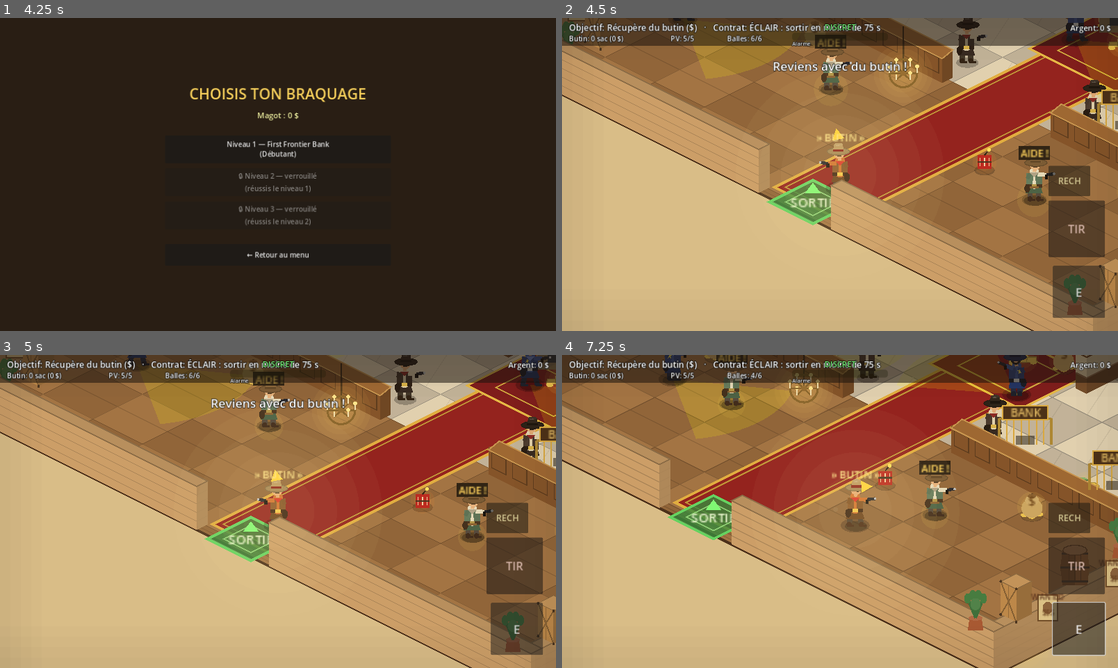
Above: before the commit, frames 1-4 (two rows, left to right).
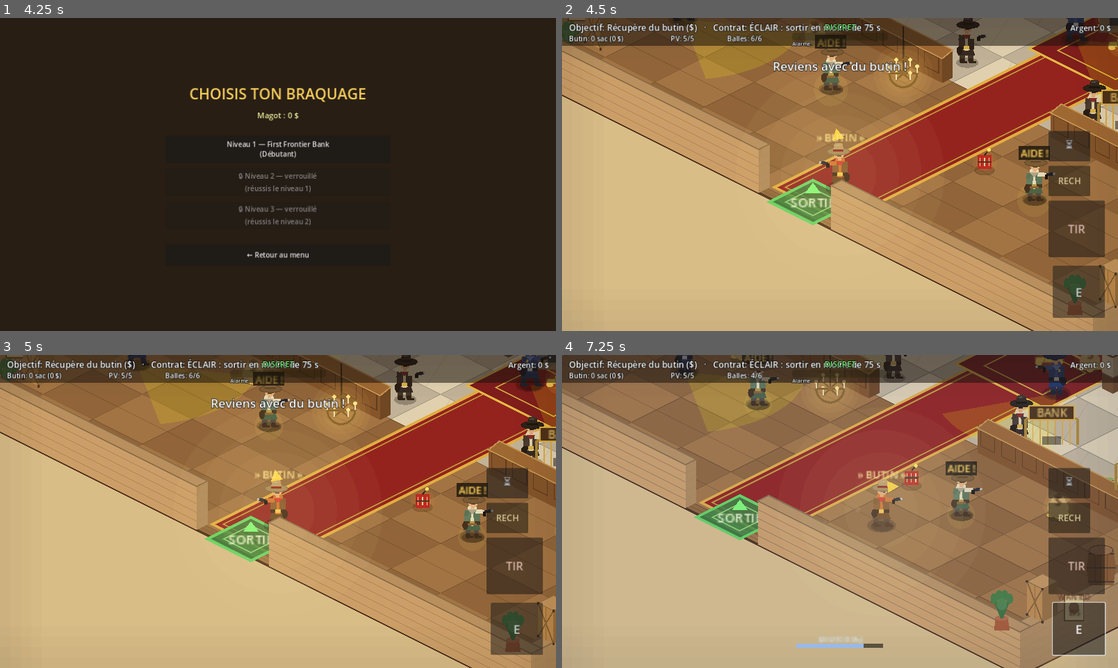
Above: after the commit, the same moments.

Repository: sebadiaz/Cowboys
Game: Godot game, scene res://scenes/Boot.tscn
Two runs of this game, one before a commit and one after it. Both use one fixed random seed, a clock stepped at 60 frames per second and the inputs below.
Inputs (mouse positions are in pixels of both pictures, inside the frame that each line leads up to):
- Up to frame 1 (4.25 s): tap Enter at 0.5 s; move the mouse to (400, 158) at 0.52 s; hold D (move_right) 0.53-1.25 s; hold Space (fire) 0.53-1.25 s; click (400, 158) at 0.67 s; tap E (interact) at 0.8 s; click "🗺 JOUER — CARTE DU MONDE" at 1.25 s; click (66, 218) at 2.02 s; click "← Carte" at 2.75 s; click "⚡ Niveau rapide" at 3.5 s
- Up to frame 2 (4.5 s): click "Niveau 1 — First Frontier Ban…" at 4.25 s
- Up to frame 3 (5 s): no input
- Up to frame 4 (7.25 s): click "E" at 5 s; drag from (728, 527) to (767, 630) at 5.77 s; move the mouse to (895, 442) at 6.52 s; hold D (move_right) from 6.53 s (still down); hold Shift from 6.53 s (still down); tap Space (fire) at 6.8 s

Frame 1 is identical in both runs. In frame 2, 0.7% of the frame differs, in the area x 87-95%, y 36-46%; in frame 3, 0.7%; in frame 4, 34%, in the area x 0-100%, y 0-100%.

Commit message:
Contenu: mode tactique Sang-froid (bullet-time) — Maj/bouton tactile ralentit le monde, joueur réactif (vitesse compensée), jauge + voile bleuté, reset time_scale entre scènes

Diff:
--- a/scripts/game_manager.gd
+++ b/scripts/game_manager.gd
@@ -283,4 +283,5 @@
 func _change_scene(path: String) -> void:
 	# On s'assure que le jeu n'est pas en pause lors d'un changement de scène.
 	get_tree().paused = false
+	Engine.time_scale = 1.0   # jamais de ralenti résiduel entre scènes
 	get_tree().change_scene_to_file(path)
--- a/scripts/input_manager.gd
+++ b/scripts/input_manager.gd
@@ -14,6 +14,7 @@
 var _touch_fire_held := false
 ## Bouton de rechargement tactile (impulsion).
 var _touch_reload_pressed := false
+var _touch_focus_held := false
 
 
 ## Direction de déplacement normalisée-bornée (clavier + tactile fusionnés).
@@ -85,3 +86,11 @@
 
 func trigger_touch_reload() -> void:
 	_touch_reload_pressed = true
+
+
+## Mode tactique "Sang-froid" : Maj (clavier) ou bouton tactile maintenu.
+func is_focus_held() -> bool:
+	return Input.is_key_pressed(KEY_SHIFT) or _touch_focus_held
+
+func set_touch_focus_held(held: bool) -> void:
+	_touch_focus_held = held
--- a/scripts/iso_renderer.gd
+++ b/scripts/iso_renderer.gd
@@ -19,6 +19,8 @@
 var dynamite: Node = null
 var hostages: Array = []
 var safes2: Array = []
+var focus := 1.0
+var focus_active := false
 var _pal: Dictionary = {}
 
 # Planches d'assets.
@@ -256,6 +258,7 @@
 	_draw_bullets()
 	_draw_objective_arrow()
 	_draw_vignette()
+	_draw_focus()
 ## Flèche d'objectif au-dessus du joueur : pointe vers le butin le plus proche,
 ## sinon le coffre, sinon la sortie. Rend l'objectif évident.
 func _draw_objective_arrow() -> void:
@@ -318,6 +321,26 @@
 		var c := Iso.project(player.global_position) + Vector2(0, -16)
 		for i in range(4):
 			draw_circle(c, 120.0 - i * 26.0, Color(1.0, 0.93, 0.7, 0.04))
+
+
+## Jauge "Sang-froid" (mode ralenti) + voile bleuté à l'écran.
+func _draw_focus() -> void:
+	if focus >= 0.999 and not focus_active:
+		return
+	var s: float = scale.x if scale.x > 0.001 else 1.0
+	var vp := get_viewport_rect().size / s
+	var origin := -position / s
+	if focus_active:
+		draw_rect(Rect2(origin, vp), Color(0.35, 0.55, 1.0, 0.08))
+	var bw := 200.0 / s
+	var bh := 9.0 / s
+	var bx := origin.x + vp.x * 0.5 - bw * 0.5
+	var by := origin.y + vp.y - 56.0 / s
+	draw_rect(Rect2(bx, by, bw, bh), Color(0, 0, 0, 0.55))
+	var fc: Color = Color(0.6, 0.75, 1.0) if focus_active else Color(0.45, 0.6, 0.9)
+	draw_rect(Rect2(bx, by, bw * focus, bh), fc)
+	_text_centered("SANG-FROID (Maj)", Vector2(origin.x + vp.x * 0.5, by - 4.0 / s),
+			maxi(6, int(round(12.0 / s))), Color(0.82, 0.9, 1.0))
 
 
 func _draw_bullets() -> void:
--- a/scripts/mission_manager.gd
+++ b/scripts/mission_manager.gd
@@ -69,10 +69,16 @@
 var _hostages: Array = []
 var _hostages_freed := 0
 var _safes2: Array = []
+var _focus := 1.0
+var _focus_active := false
+const FOCUS_SLOW := 0.35
+const FOCUS_DRAIN := 0.33
+const FOCUS_RECHARGE := 0.13
 
 
 func _ready() -> void:
 	randomize()
+	Engine.time_scale = 1.0
 	_cfg = _load_config()
 	_build_alarm()
 	_build_floor()
@@ -657,6 +663,7 @@
 # --- Boucle ---
 
 func _process(delta: float) -> void:
+	_update_focus(delta)
 	# La caméra (suivi + shake) est gérée par l'IsoRenderer lui-même.
 	if _mission_over:
 		return
@@ -682,6 +689,29 @@
 		_foot_t = 0.18
 
 
+## Mode tactique "Sang-froid" : ralentit le monde tout en gardant le joueur
+## réactif (vitesse compensée). Jauge qui se vide à l'usage et se recharge au repos.
+func _update_focus(delta: float) -> void:
+	var ts: float = Engine.time_scale
+	var rdelta: float = delta / maxf(0.05, ts)
+	var want: bool = (not _mission_over) and InputManager.is_focus_held() and _focus > 0.02
+	if want:
+		_focus = maxf(0.0, _focus - FOCUS_DRAIN * rdelta)
+		Engine.time_scale = FOCUS_SLOW
+		if player != null:
+			player.focus_boost = 1.0 / FOCUS_SLOW
+		_focus_active = true
+	else:
+		Engine.time_scale = 1.0
+		if player != null:
+			player.focus_boost = 1.0
+		_focus_active = false
+		_focus = minf(1.0, _focus + FOCUS_RECHARGE * rdelta)
+	if _renderer != null:
+		_renderer.focus = _focus
+		_renderer.focus_active = _focus_active
+
+
 ## Renfort : un shérif supplémentaire surgit de la sortie quand l'alarme éclate.
 func _spawn_reinforcement() -> void:
 	if _reinforced:
@@ -858,6 +888,10 @@
 
 func _end_mission(success: bool) -> void:
 	_mission_over = true
+	Engine.time_scale = 1.0
+	if player != null:
+		player.focus_boost = 1.0
+	_focus_active = false
 	if _bullets != null and _bullets.has_method("stop"):
 		_bullets.stop()
 	for g in _guards:
--- a/scripts/mobile_controls.gd
+++ b/scripts/mobile_controls.gd
@@ -22,6 +22,7 @@
 var _interact_btn: Button
 var _fire_btn: Button
 var _reload_btn: Button
+var _focus_btn: Button
 var _ui_scale := 1.0
 
 
@@ -65,8 +66,19 @@
 	_reload_btn.pressed.connect(func() -> void: InputManager.trigger_touch_reload())
 	add_child(_reload_btn)
 
+	_focus_btn = Button.new()
+	_focus_btn.text = "⏳"
+	_focus_btn.add_theme_font_size_override("font_size", int(round(24 * _ui_scale)))
+	_focus_btn.custom_minimum_size = Vector2(96, 70) * _ui_scale
+	_focus_btn.set_anchors_preset(Control.PRESET_BOTTOM_RIGHT)
+	_focus_btn.position = Vector2(-160, -460) * _ui_scale
+	_focus_btn.modulate = Color(0.8, 0.9, 1.0, 0.9)
+	_focus_btn.button_down.connect(func() -> void: InputManager.set_touch_focus_held(true))
+	_focus_btn.button_up.connect(func() -> void: InputManager.set_touch_focus_held(false))
+	add_child(_focus_btn)
+
 	# Retour visuel + sonore à l'appui (sensation tactile).
-	for b in [_interact_btn, _fire_btn, _reload_btn]:
+	for b in [_interact_btn, _fire_btn, _reload_btn, _focus_btn]:
 		b.button_down.connect(func() -> void: _press_feedback(b))
 
 
--- a/scripts/player_controller.gd
+++ b/scripts/player_controller.gd
@@ -29,6 +29,7 @@
 var iso_renderer: Node2D = null   # pour convertir la position du clic en point monde
 var ammo: int = CYLINDER
 var cap: int = CYLINDER          # capacité du barillet (CYLINDER + upgrade)
+var focus_boost: float = 1.0     # compensation de vitesse en mode Sang-froid
 var is_moving: bool = false   # le tir n'est possible qu'à l'arrêt
 var recoil: float = 0.0       # 0..1, décroît, pour l'animation de recul
 var walk_phase: float = 0.0   # phase d'animation de marche
@@ -62,7 +63,7 @@
 	var dir := Iso.screen_to_world(input)
 	if dir.length() > 1.0:
 		dir = dir.normalized()
-	velocity = dir * SPEED * speed_mult
+	velocity = dir * SPEED * speed_mult * focus_boost
 	is_moving = dir.length() > 0.05
 	if is_moving:
 		facing = dir.normalized()
Not shown, changed: TODO.md
